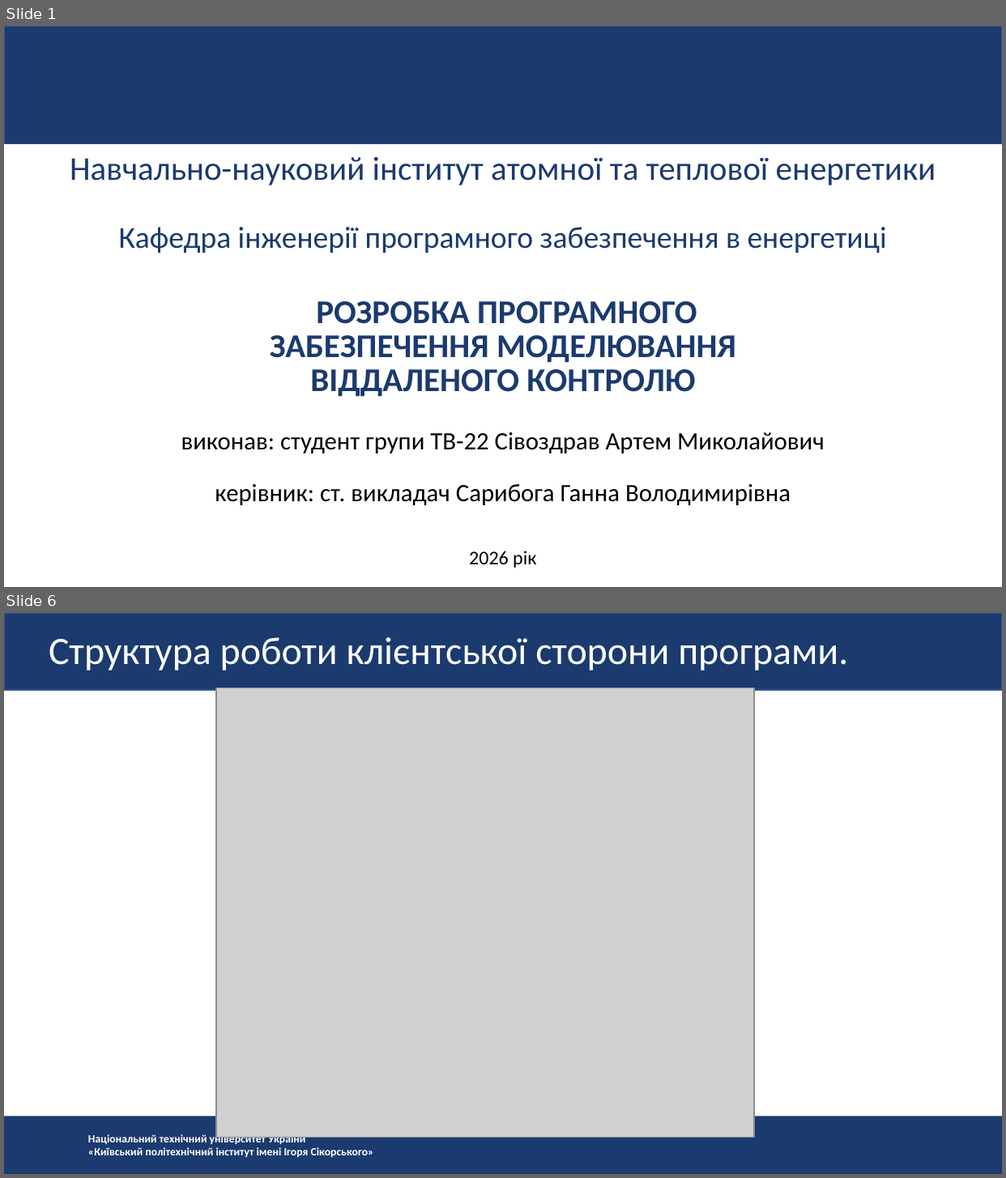
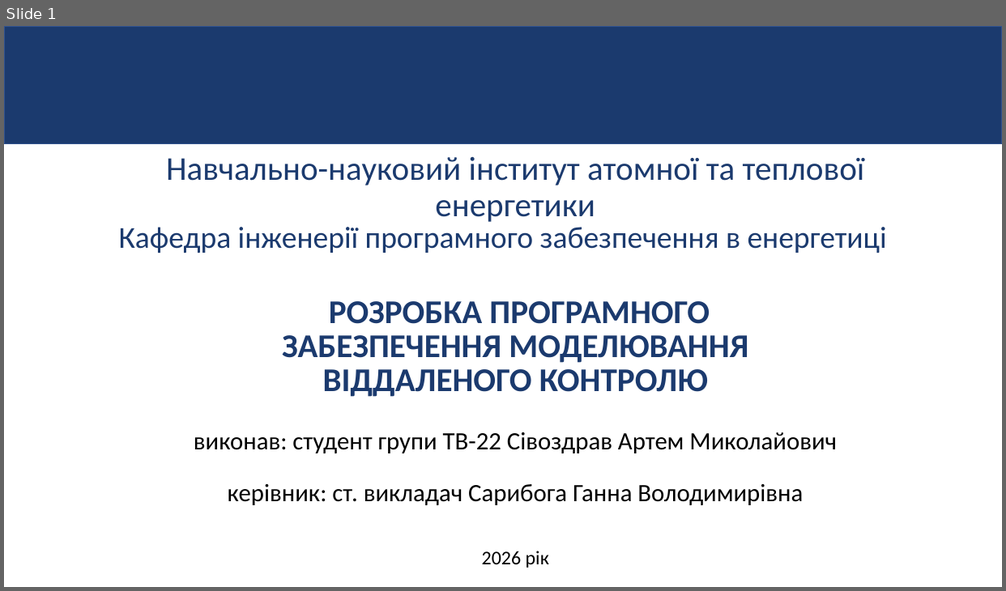
Before and after one commit to ArtemSivozdraw/diplom, a slide deck: Презентація на захист ПП Сівоздрав.pptx. Shown one above the other, each under a label of ours: slides 1 and 6 before the commit, slide 1 after it; the slides between them are not shown. The pictures are 1006x1178 and 1006x591 pixels, drawn with LibreOffice and Linux fonts; fonts in the diff are those of the drawing; grey boxes stand for pictures; background and template pictures are left out. Boxes give left, top, right and bottom in pixels: in the first picture for what was removed or moved away, otherwise in the second. Text is boxed around its words. In the diff, an @@ line names an element or a change of style, - is before the commit and + after.

```diff
--- a/Презентація на захист ПП Сівоздрав.pptx
+++ b/Презентація на захист ПП Сівоздрав.pptx
@@ slide 6 removed at box(4, 613, 1002, 1174), background #FFFFFF @@
@@ rectangle removed at box(4, 613, 1002, 690) @@
@@ text removed at box(49, 637, 848, 671) @@
-Структура роботи клієнтської сторони програми.
@@ picture removed at box(216, 688, 754, 1138) @@
@@ rectangle removed at box(4, 1116, 1002, 1174) @@
@@ text removed at box(88, 1133, 374, 1157) @@
-Національний технічний університет України
-«Київський політехнічний інститут імені Ігоря Сікорського»
@@ slide 1 changed as well @@
@@ less space between paragraphs in 6 elements at box(194, 433, 837, 454), box(228, 484, 803, 506), box(282, 301, 748, 397), box(482, 551, 549, 568), box(166, 156, 865, 222), box(119, 227, 887, 253) @@
```
Also in this commit, not shown: 1 other slide changed, 14 slides added, 7 other slides removed.
